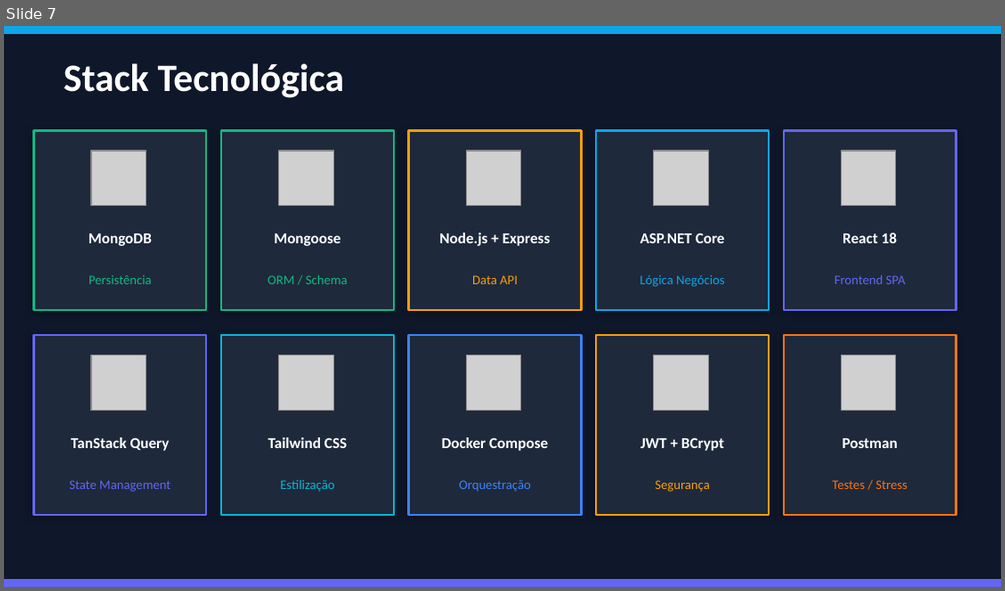
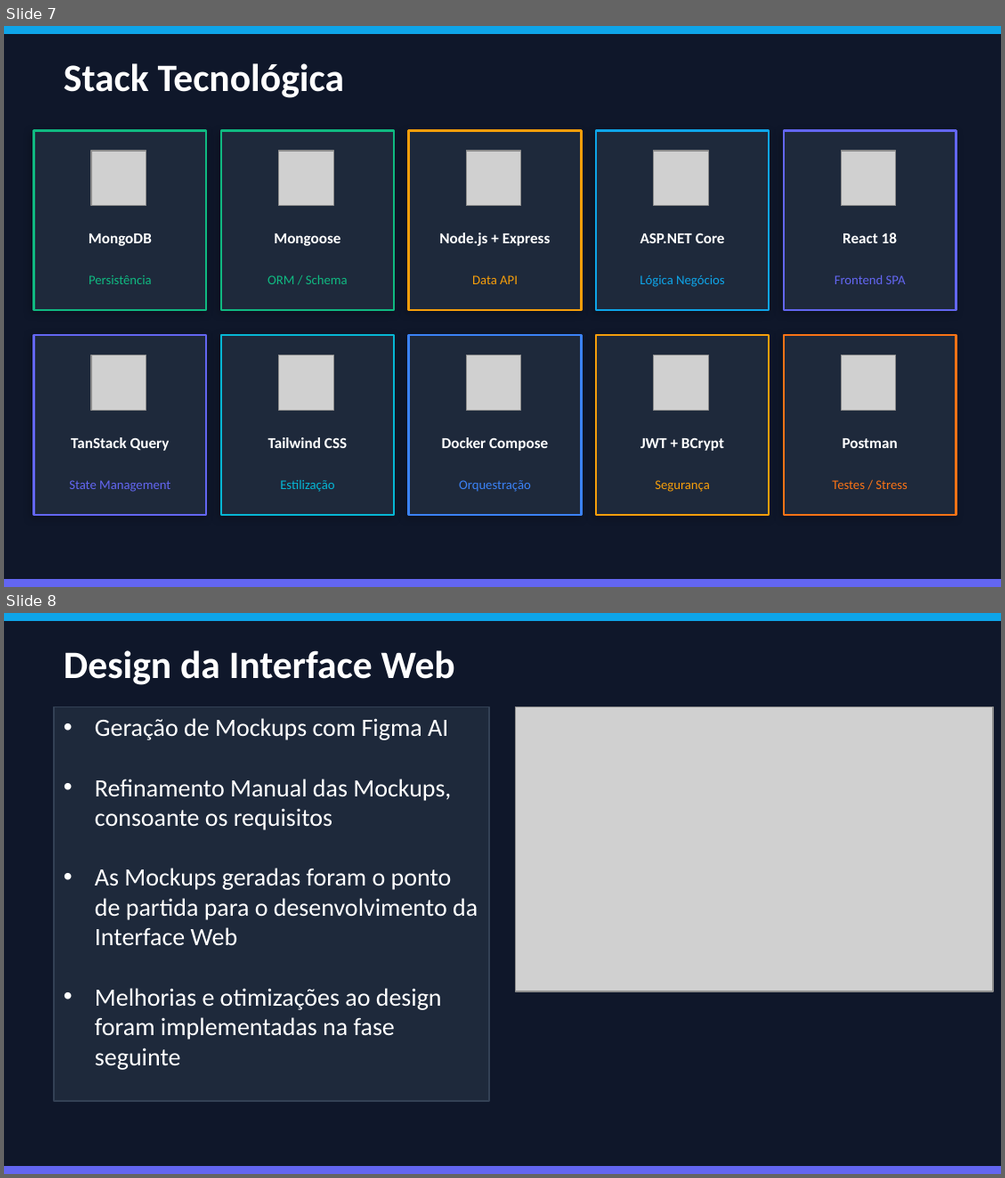
Before and after one commit to Diogoesteves11/LI4, a slide deck: FixNPresent_v2 .pptx. Shown one above the other, each under a label of ours: slide 7 before the commit, slides 7 and 8 after it. The pictures are 1005x591 and 1005x1178 pixels, drawn with LibreOffice and Linux fonts; fonts in the diff are those of the drawing; grey boxes stand for pictures. Boxes give left, top, right and bottom in pixels: in the first picture for what was removed or moved away, otherwise in the second. Text is boxed around its words. In the diff, an @@ line names an element or a change of style, - is before the commit and + after.

```diff
--- a/FixNPresent_v2 .pptx
+++ b/FixNPresent_v2 .pptx
@@ slide 8 added at bbox=[4, 613, 1001, 1174], background #0F172A @@
@@ rectangle added at bbox=[4, 613, 1001, 620], fill #0EA5E9, outline #0EA5E9 1 pt @@
@@ text added at bbox=[64, 650, 455, 685], 28 pt, text #FFFFFF, bold @@
+Design da Interface Web
@@ rectangle added at bbox=[54, 706, 489, 1101], fill #1E293B, outline #334155 1 pt, 18 pt, text #FFFFFF @@
+• Geração de Mockups com Figma AI
+• Refinamento Manual das Mockups, consoante os requisitos
+• As Mockups geradas foram o ponto de partida para o desenvolvimento da Interface Web
+• Melhorias e otimizações ao design foram implementadas na fase seguinte
@@ picture added at bbox=[516, 706, 993, 992] @@
@@ rectangle added at bbox=[4, 1167, 1001, 1173], fill #6366F1, outline #6366F1 1 pt @@
```
Also in this commit, not shown: 10 slides changed, 3 other slides added.
